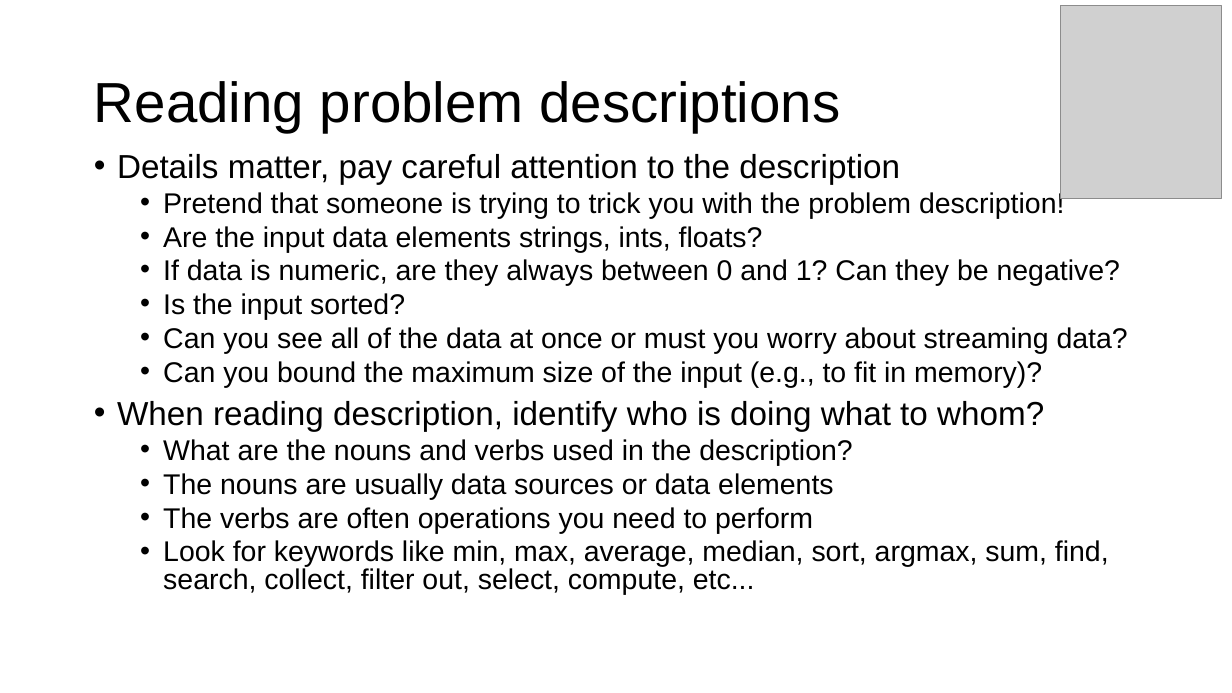
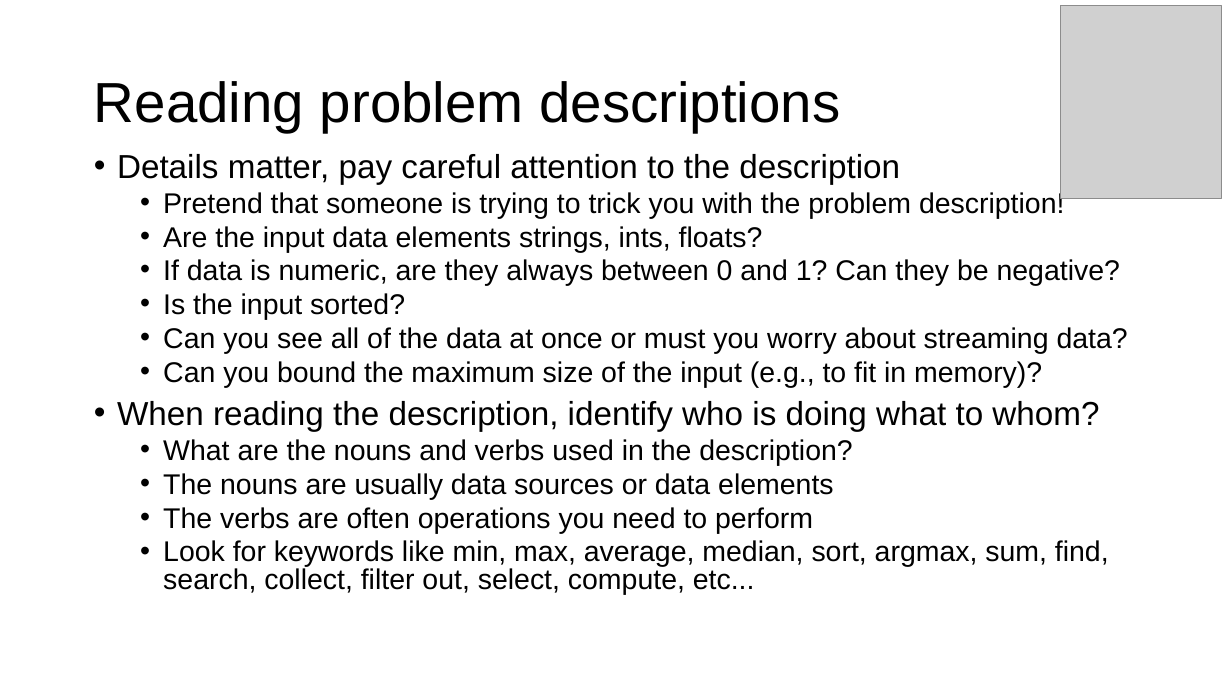
Before and after one commit to parrt/msds501, a slide deck: slide 4 of slides/problem-solving.pptx. Drawn at 1232x693 pixels with LibreOffice and Linux fonts; fonts in the diff are those of the drawing; grey boxes stand for pictures; background and template pictures are left out. Boxes give left, top, right and bottom in pixels: in the first picture for what was removed or moved away, otherwise in the second. Text is boxed around its words. In the diff, an @@ line names an element or a change of style, - is before the commit and + after.

```diff
--- a/slides/problem-solving.pptx
+++ b/slides/problem-solving.pptx
@@ text at [117, 401, 1099, 432]: text changed @@
-• When reading description, identify who is doing what to whom?
+• When reading the description, identify who is doing what to whom?
```
Also in this commit, not shown: 1 other slide changed, 2 other files.
